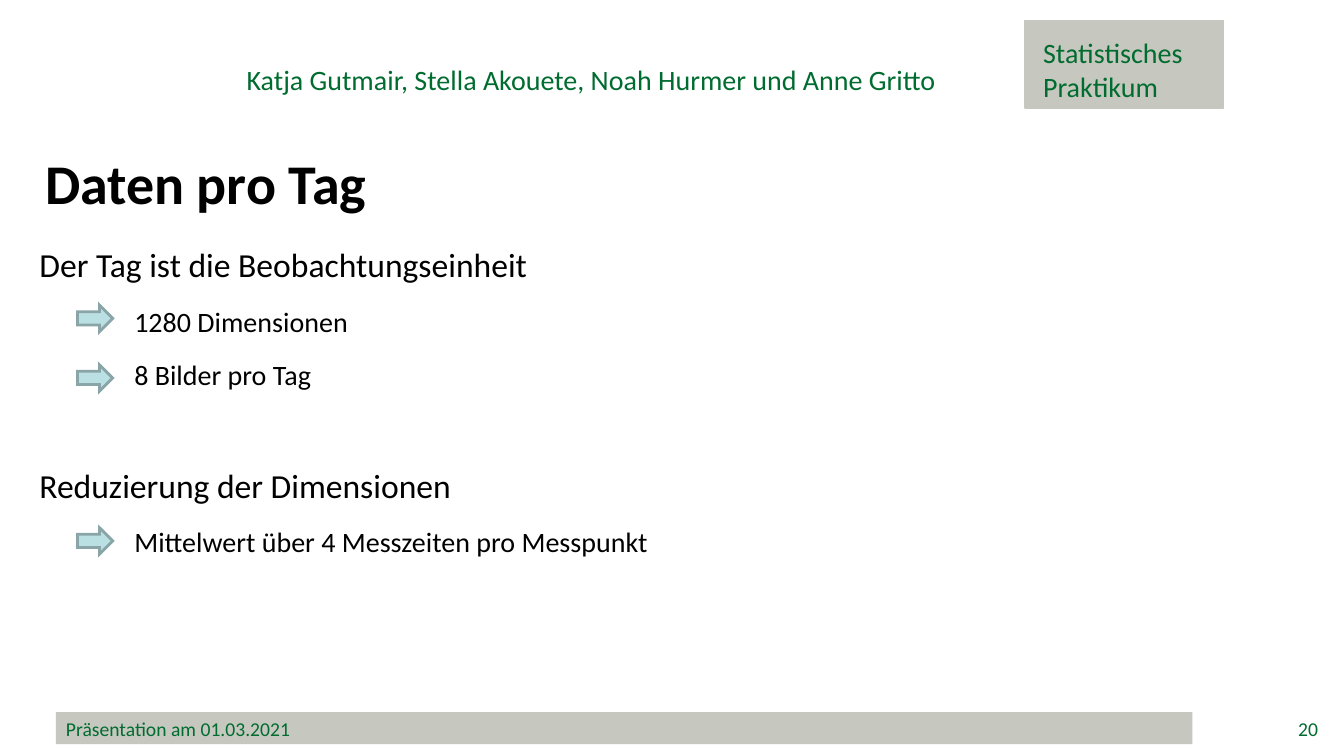
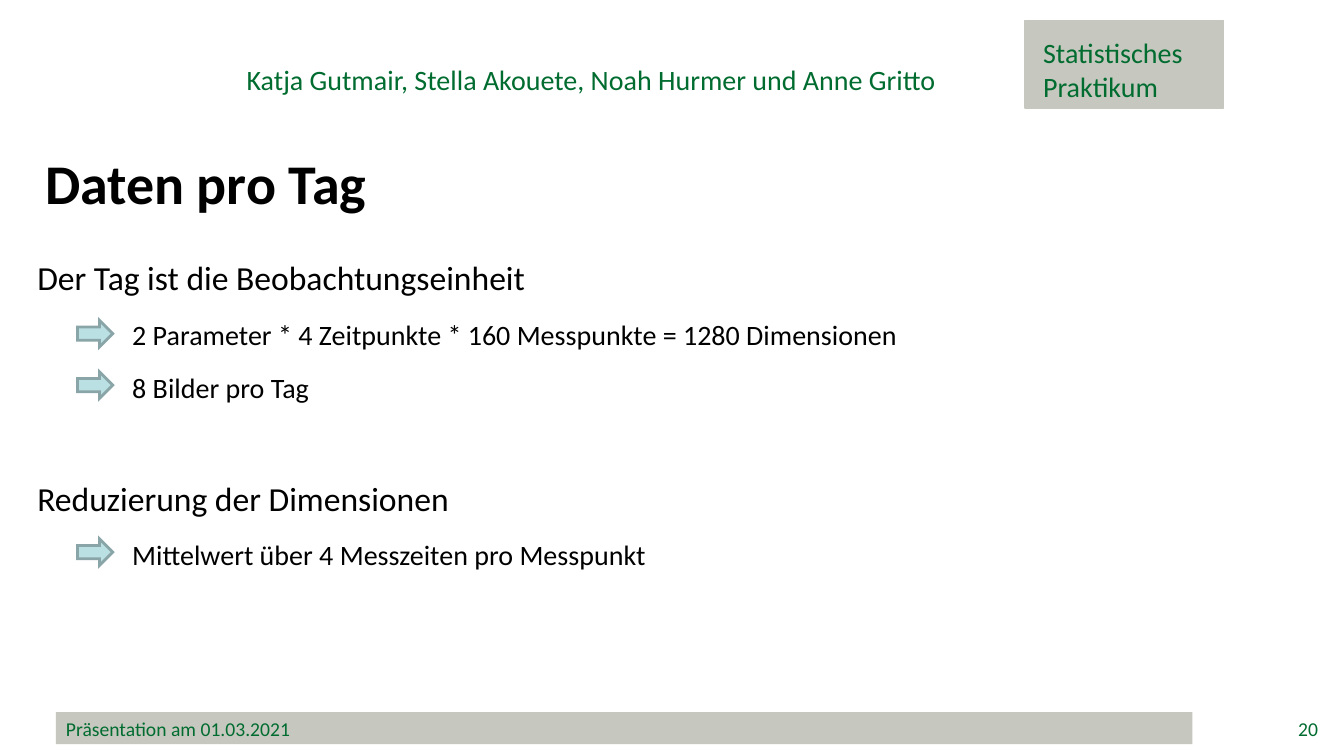
Before and after one commit to minimops/weatherFrog, a slide deck: slide 20 of documentation/ppt/Präsentation.pptx. Drawn at 1344x756 pixels with LibreOffice and Linux fonts; fonts in the diff are those of the drawing; background and template pictures are left out. Boxes give left, top, right and bottom in pixels: in the first picture for what was removed or moved away, otherwise in the second. Text is boxed around its words. In the diff, an @@ line names an element or a change of style, - is before the commit and + after.

```diff
--- a/documentation/ppt/Präsentation.pptx
+++ b/documentation/ppt/Präsentation.pptx
@@ text "Der Tag ist die Beobachtungseinheit" moved from (x1=39, y1=253, x2=648, y2=557) to (x1=37, y1=266, x2=896, y2=570) @@
@@ right arrow moved from (x1=78, y1=306, x2=113, y2=332) to (x1=78, y1=321, x2=113, y2=347) @@
@@ text at (x1=132, y1=325, x2=896, y2=350): text changed @@
-1280 Dimensionen
+2 Parameter * 4 Zeitpunkte * 160 Messpunkte = 1280 Dimensionen
@@ right arrow moved from (x1=78, y1=365, x2=113, y2=391) to (x1=78, y1=372, x2=113, y2=398) @@
@@ right arrow moved from (x1=78, y1=527, x2=113, y2=554) to (x1=78, y1=539, x2=113, y2=566) @@
```
Also in this commit, not shown: 23 other slides changed, 9 slides added.
